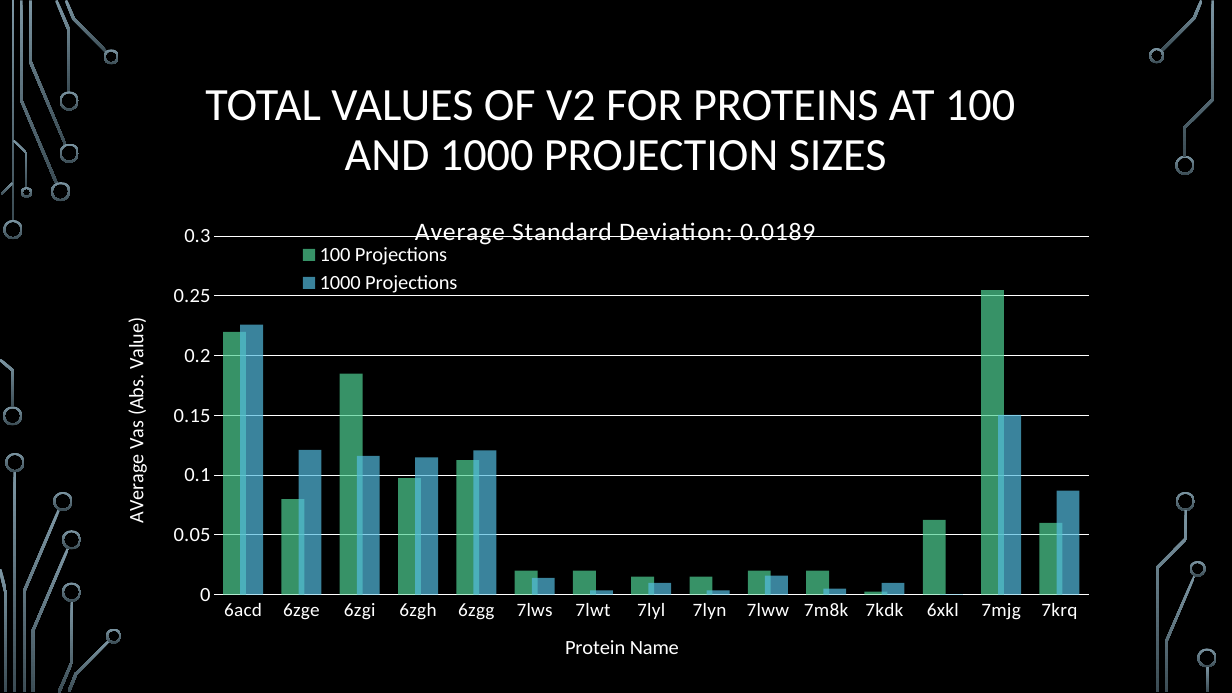
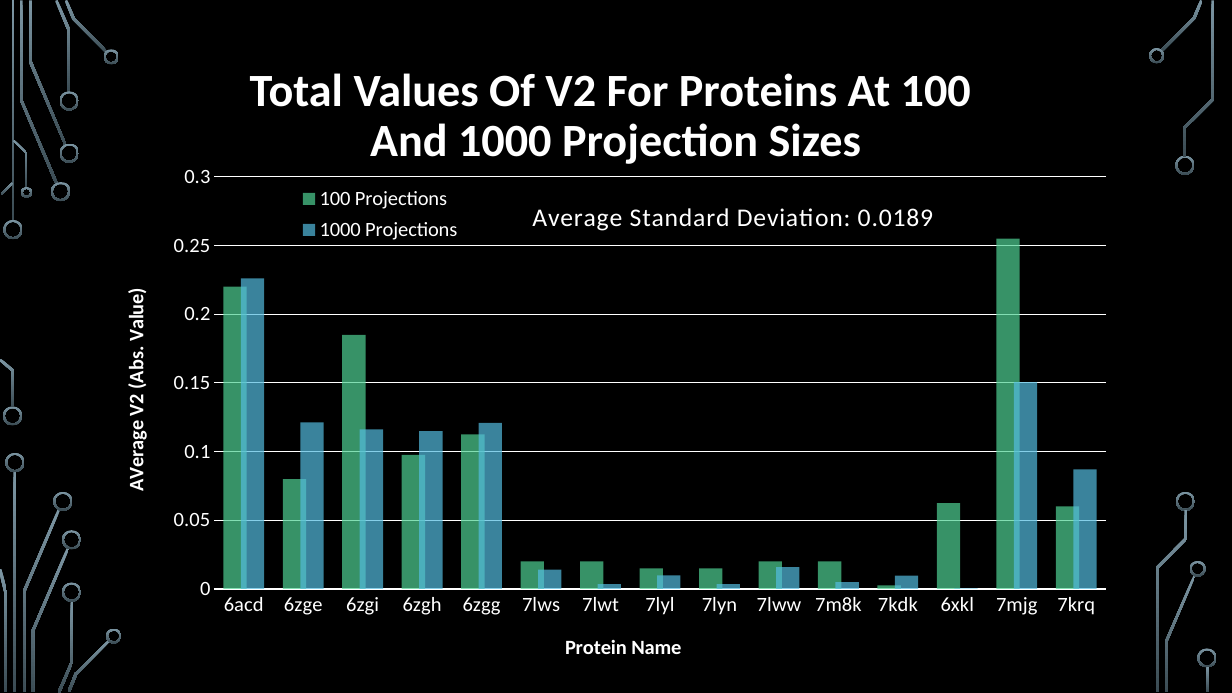
Before and after one commit to MiddlebrookJF/iCompBio-Summer2021, a slide deck: slide 4 of Vas-Data/FinalPresentation.pptx (slide 2 before the commit). Drawn at 1232x693 pixels with LibreOffice and Linux fonts; fonts in the diff are those of the drawing; background and template pictures are left out. Boxes give left, top, right and bottom in pixels: in the first picture for what was removed or moved away, otherwise in the second. Text is boxed around its words. In the diff, an @@ line names an element or a change of style, - is before the commit and + after.

```diff
--- a/Vas-Data/FinalPresentation.pptx
+++ b/Vas-Data/FinalPresentation.pptx
@@ title at (250,73,971,164): text changed; bold on @@
-TOTAL VALUES OF V2 FOR PROTEINS AT 100
-AND 1000 PROJECTION SIZES
+Total Values Of V2 For Proteins At 100
+And 1000 Projection Sizes
@@ column chart at (116,128,1116,666) @@
@@ value axis title "AVerage Vas (Abs. Value) " to "AVerage V2 (Abs. Value) " @@
@@ category axis changed @@
@@ plot area changed @@
@@ column chart: place and size @@
-column chart at (116,194,1116,666)
+column chart at (116,128,1116,666)
```
Also in this commit, not shown: 3 other slides changed, 2 slides added, 14 other files.
